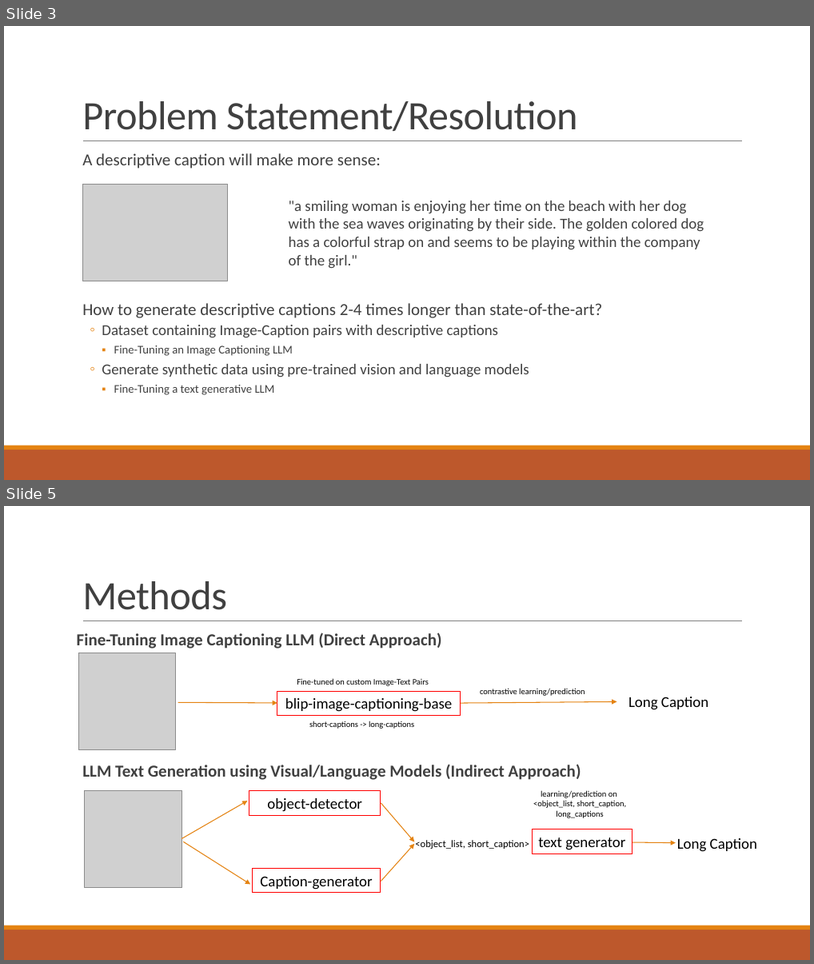
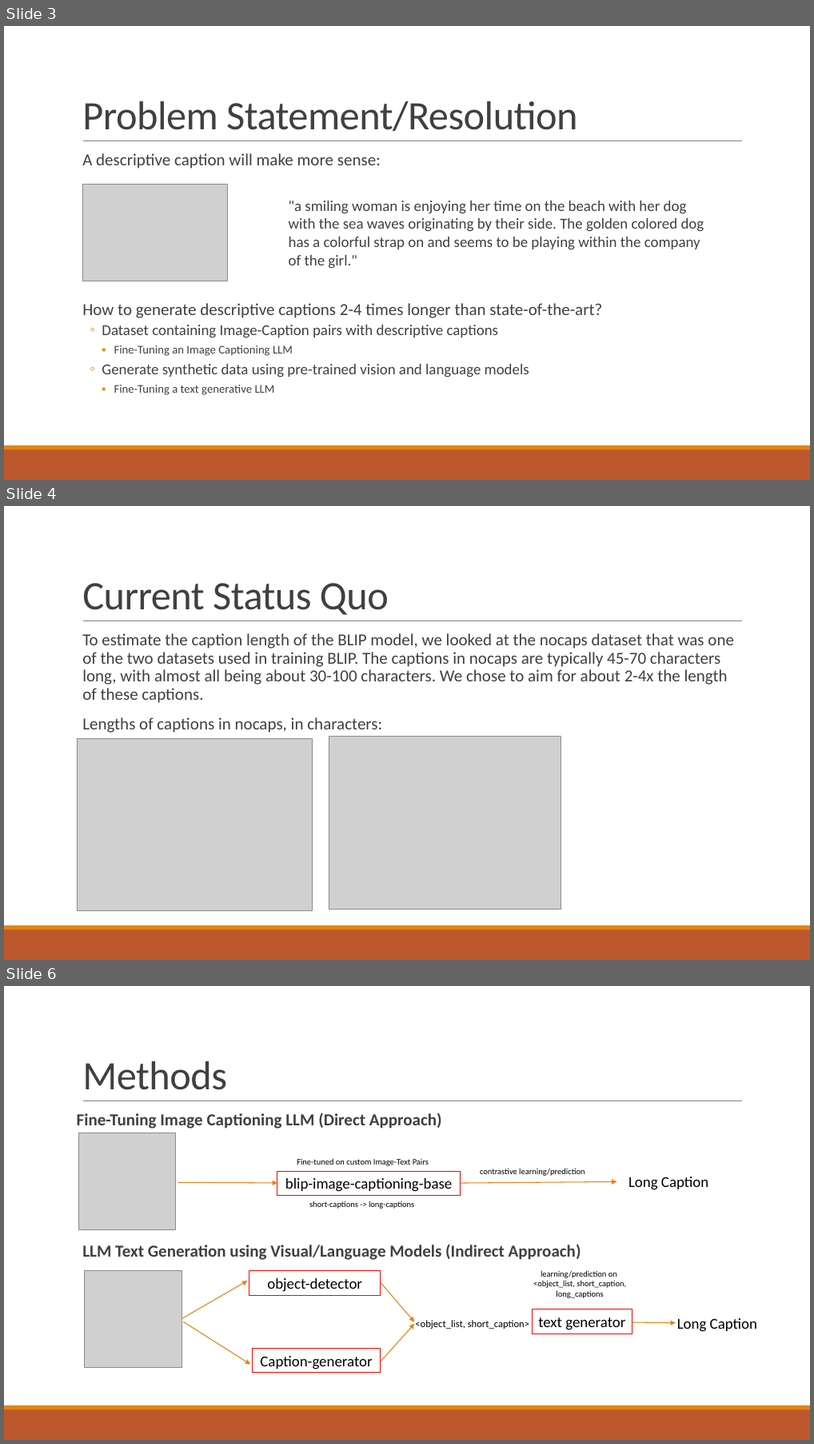
Before and after one commit to embedded-robotics/deep-learning-multimodal-systems-final-project, a slide deck: DLMM Project Progress Presentation.pptx. Shown one above the other, each under a label of ours: slides 3 and 5 before the commit, slides 3, 4 and 6 after it; the slides between them are not shown. The pictures are 814x964 and 814x1444 pixels, drawn with LibreOffice and Linux fonts; fonts in the diff are those of the drawing; grey boxes stand for pictures. Boxes give left, top, right and bottom in pixels: in the first picture for what was removed or moved away, otherwise in the second. Text is boxed around its words. In the diff, an @@ line names an element or a change of style, - is before the commit and + after.

```diff
--- a/DLMM Project Progress Presentation.pptx
+++ b/DLMM Project Progress Presentation.pptx
@@ slide 4 added at box(4, 506, 810, 960), background #FFFFFF; not listed: 3 template elements that a slide beside it also shows @@
@@ title added at box(82, 583, 389, 615), 48 pt, text #404040 @@
+Current Status Quo
@@ text added at box(82, 633, 734, 732), 20 pt, text #404040 @@
+  To estimate the caption length of the BLIP model, we looked at the nocaps dataset that was one of the two datasets used in training BLIP. The captions in nocaps are typically 45-70 characters long, with almost all being about 30-100 characters. We chose to aim for about 2-4x the length of these captions.
+  Lengths of captions in nocaps, in characters:
@@ picture added at box(77, 738, 312, 910) @@
@@ picture added at box(329, 736, 561, 908) @@
@@ what was slide 5 is now slide 6 @@
```
Also in this commit, not shown: 4 slides changed.
